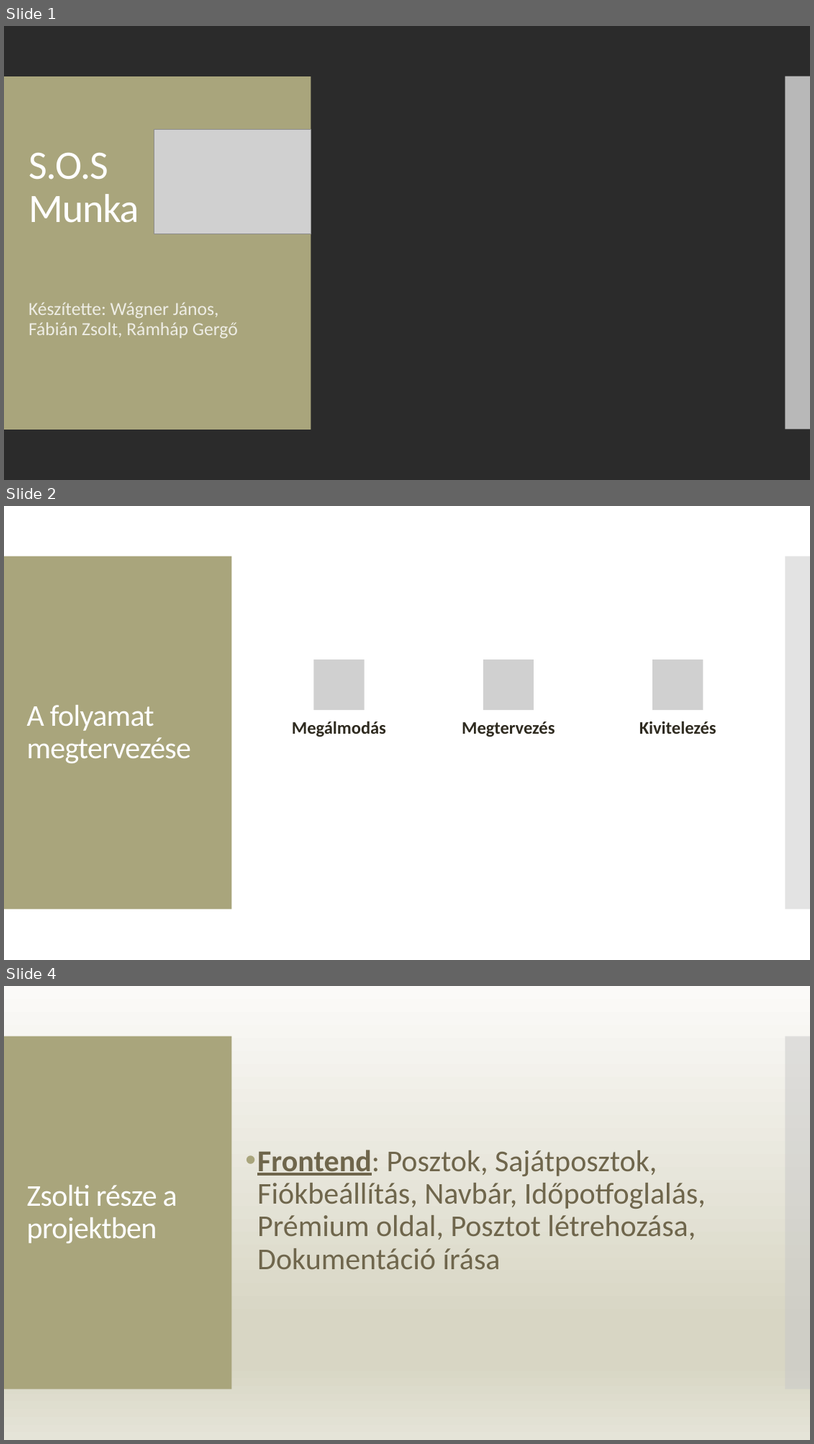
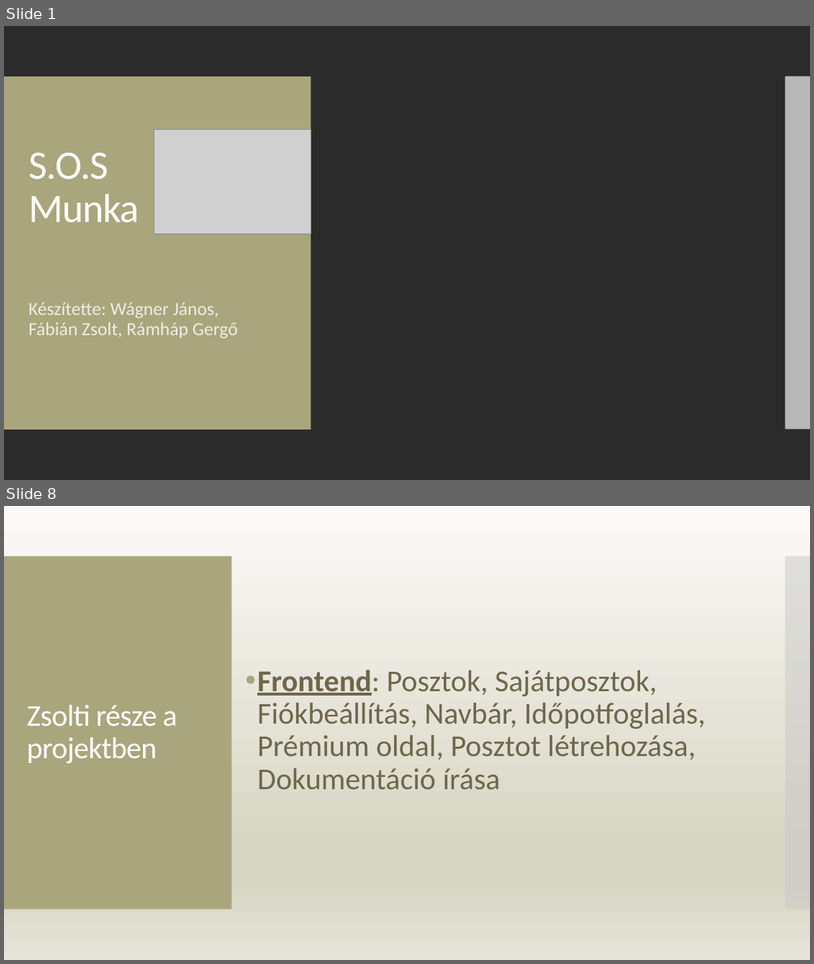
Before and after one commit to ramhap00/ramhapgergo, a slide deck: prezentáció.pptx. Shown one above the other, each under a label of ours: slides 1, 2 and 4 before the commit, slides 1 and 8 after it; the slides between them are not shown. The pictures are 814x1444 and 814x964 pixels, drawn with LibreOffice and Linux fonts; fonts in the diff are those of the drawing; grey boxes stand for pictures; background and template pictures are left out; a plain dark background stands for a picture behind light text. Boxes give left, top, right and bottom in pixels: in the first picture for what was removed or moved away, otherwise in the second. Text is boxed around its words. In the diff, an @@ line names an element or a change of style, - is before the commit and + after.

```diff
--- a/prezentáció.pptx
+++ b/prezentáció.pptx
@@ slide 2 removed at (x1=4, y1=506, x2=810, y2=960), background picture (left out); not listed: 1 template element that a slide beside it also shows @@
@@ rectangle removed at (x1=4, y1=506, x2=810, y2=960) @@
@@ rectangle removed at (x1=4, y1=556, x2=232, y2=909) @@
@@ rectangle removed at (x1=248, y1=556, x2=769, y2=909) @@
@@ rectangle removed at (x1=786, y1=556, x2=810, y2=909) @@
@@ title removed at (x1=27, y1=705, x2=191, y2=763) @@
-A folyamat megtervezése
@@ group removed at (x1=292, y1=659, x2=717, y2=736): 3 pictures, 3 texts @@
-Megálmodás
-Megtervezés
-Kivitelezés
@@ what was slide 4 is now slide 8 @@
```
Also in this commit, not shown: 6 slides added, 1 other slide removed.
